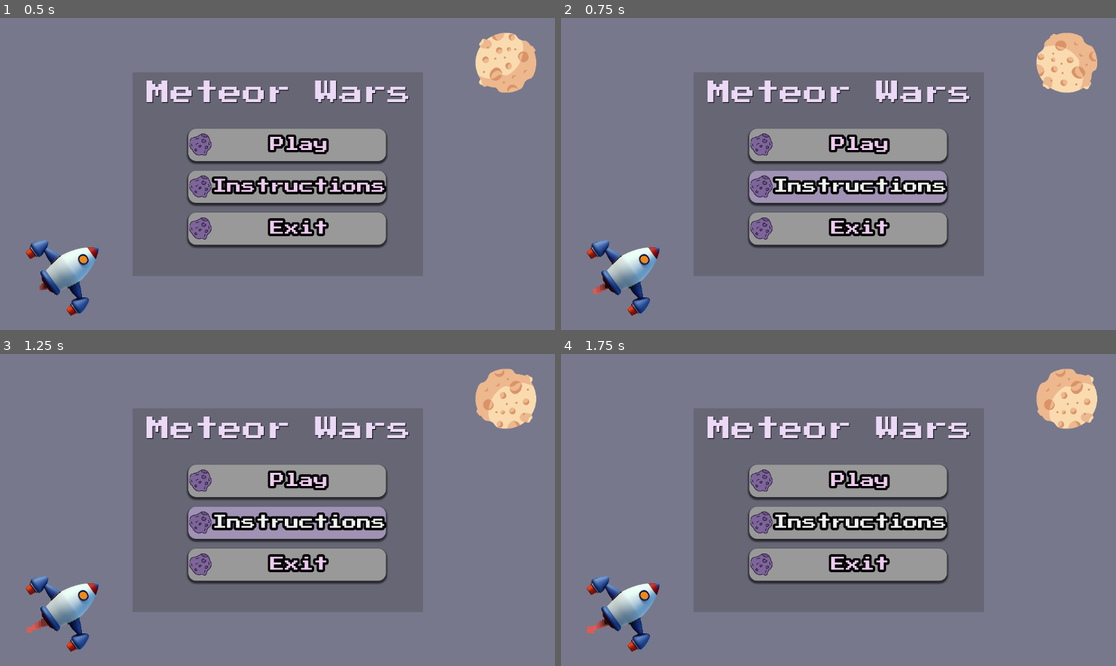
Above: before the commit, frames 1-4 (two rows, left to right).
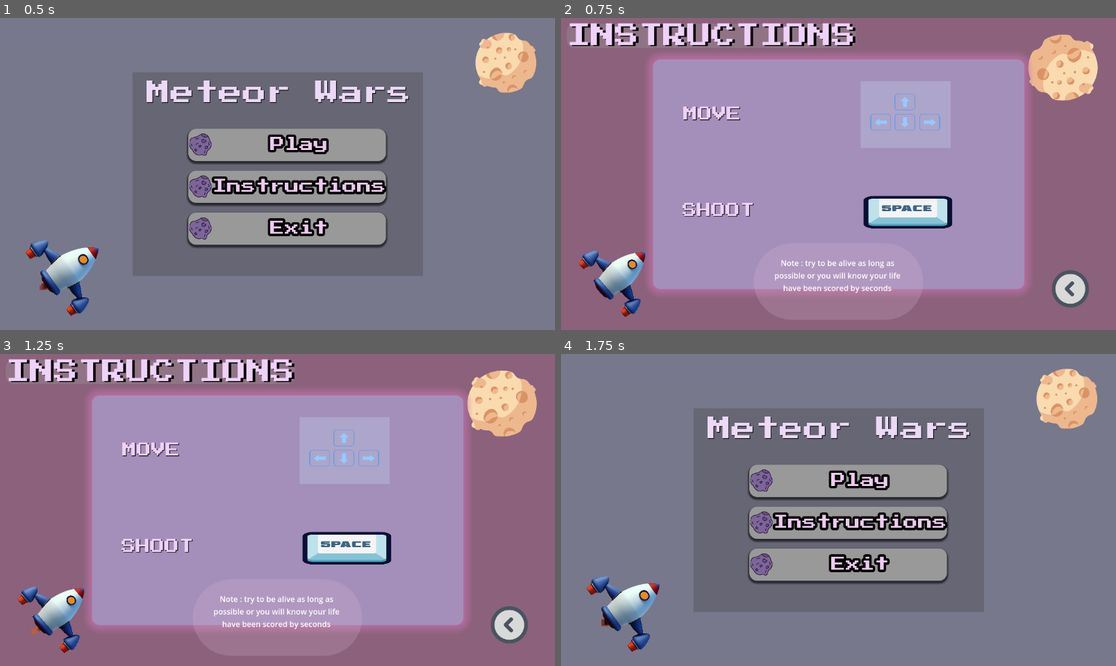
Above: after the commit, the same moments.

Repository: Alaa-Khaled210/Meteors-War
Game: Godot game, scene res://scense/home.tscn
Two runs of this game, one before a commit and one after it. Both use one fixed random seed, a clock stepped at 60 frames per second and the inputs below. Sound files missing from this copy of the repository are replaced by a short silence.
Inputs (mouse positions are in pixels of both pictures, inside the frame that each line leads up to):
- Up to frame 1 (0.5 s): no input
- Up to frame 2 (0.75 s): click "Instructions" at 0.5 s
- Up to frame 3 (1.25 s): no input
- Up to frame 4 (1.75 s): click (1071, 625) at 1.27 s

Frame 1 is identical in both runs. In frame 2, 63% of the frame differs, in the area x 1-97%, y 1-97%; in frame 3, 63%; in frame 4, 1.7%.

Commit message:
instructions , Audio and mv across scense

Diff:
--- a/scense/home.gd
+++ b/scense/home.gd
@@ -19,6 +19,8 @@
 
 func _on_instructions_pressed() -> void:
 	$click.play()
+	get_tree().change_scene_to_file("res://scense/instructions.tscn")
+
 
 func _on_exit_pressed() -> void:
 	get_tree().quit()
--- /dev/null
+++ b/scense/instructions.gd
@@ -0,0 +1,22 @@
+extends Control
+
+
+# Called when the node enters the scene tree for the first time.
+func _ready() -> void:
+	pass # Replace with function body.
+
+
+# Called every frame. 'delta' is the elapsed time since the previous frame.
+func _process(_delta: float) -> void:
+	pass
+
+
+
+
+func _on_backbtn_pressed() -> void:
+
+	get_tree().change_scene_to_file("res://scense/home.tscn")
+
+
+func _on_backbtn_mouse_entered() -> void:
+	$hover.play()
--- /dev/null
+++ b/scense/instructions.tscn
@@ -0,0 +1,249 @@
+[gd_scene load_steps=18 format=3 uid="uid://7svdd835ec5c"]
+
+[ext_resource type="Script" uid="uid://dbnmu64q4hwp7" path="res://scense/instructions.gd" id="1_c75xg"]
+[ext_resource type="Texture2D" uid="uid://r0rqllhr7bec" path="res://Graphic/homemeteorAnimate/3.png" id="1_psfcr"]
+[ext_resource type="Texture2D" uid="uid://bhqg5wqn1x6bp" path="res://Graphic/homemeteorAnimate/3_2.png" id="2_gavqf"]
+[ext_resource type="Texture2D" uid="uid://tghp5cms11ty" path="res://Graphic/homemeteorAnimate/3_3.png" id="3_1jfr3"]
+[ext_resource type="Texture2D" uid="uid://b00p4pesv0r1s" path="res://Graphic/vecteezy_spaceship-3d-rendering-icon-illustration_28605913.png" id="4_gavqf"]
+[ext_resource type="FontFile" uid="uid://crgknw0a00f6k" path="res://Graphic/Fonts/PressStart2P-Regular.ttf" id="5_vk23w"]
+[ext_resource type="Texture2D" uid="uid://vjdrxy5k2wj6" path="res://Graphic/instruction/keyboard-icon-left-right-up-down-arrows_47412671.png" id="6_tuftc"]
+[ext_resource type="Texture2D" uid="uid://d0w3qquvyxo8a" path="res://Graphic/instruction/space.png" id="7_tuftc"]
+[ext_resource type="Texture2D" uid="uid://c7piur1xmtxdq" path="res://Graphic/instruction/arrow.png" id="8_buvvi"]
+[ext_resource type="Texture2D" uid="uid://cq41o6tkwejso" path="res://Graphic/instruction/pressed_button.png" id="9_0rgra"]
+[ext_resource type="AudioStream" uid="uid://b5t6l825irktp" path="res://Audio/mixkit-hover-click-tone-2568.wav" id="11_30l08"]
+[ext_resource type="Texture2D" uid="uid://bdrgvk44mrwyd" path="res://Graphic/instruction/hover.png" id="11_tr5vr"]
+
+[sub_resource type="SpriteFrames" id="SpriteFrames_vk23w"]
+animations = [{
+"frames": [{
+"duration": 1.0,
+"texture": ExtResource("1_psfcr")
+}, {
+"duration": 1.0,
+"texture": ExtResource("2_gavqf")
+}, {
+"duration": 1.0,
+"texture": ExtResource("3_1jfr3")
+}],
+"loop": true,
+"name": &"default",
+"speed": 5.0
+}]
+
+[sub_resource type="Gradient" id="Gradient_1jfr3"]
+offsets = PackedFloat32Array(0, 0.557214)
+
+[sub_resource type="StyleBoxFlat" id="StyleBoxFlat_gavqf"]
+bg_color = Color(0.643991, 0.559176, 0.728547, 1)
+corner_radius_top_left = 16
+corner_radius_top_right = 16
+corner_radius_bottom_right = 16
+corner_radius_bottom_left = 16
+shadow_color = Color(0.801651, 0.464542, 0.693181, 0.6)
+shadow_size = 20
+
+[sub_resource type="StyleBoxFlat" id="StyleBoxFlat_tr5vr"]
+bg_color = Color(0.6, 0.6, 0.6, 0.341176)
+corner_radius_top_left = 16
+corner_radius_top_right = 16
+corner_radius_bottom_right = 16
+corner_radius_bottom_left = 16
+shadow_color = Color(0.611765, 0.176471, 0.576471, 0.431373)
+
+[sub_resource type="StyleBoxFlat" id="StyleBoxFlat_qtf8c"]
+bg_color = Color(0.877803, 0.733016, 0.841825, 0.211765)
+corner_radius_top_left = 100
+corner_radius_top_right = 100
+corner_radius_bottom_right = 100
+corner_radius_bottom_left = 100
+
+[node name="instructions" type="Control"]
+layout_mode = 3
+anchors_preset = 15
+anchor_right = 1.0
+anchor_bottom = 1.0
+grow_horizontal = 2
+grow_vertical = 2
+script = ExtResource("1_c75xg")
+
+[node name="bg" type="ColorRect" parent="."]
+layout_mode = 1
+anchors_preset = 15
+anchor_right = 1.0
+anchor_bottom = 1.0
+grow_horizontal = 2
+grow_vertical = 2
+color = Color(0.545098, 0.380392, 0.486275, 1)
+
+[node name="AnimatedSprite2D" type="AnimatedSprite2D" parent="."]
+position = Vector2(1042, 103)
+scale = Vector2(0.30957, 0.294922)
+sprite_frames = SubResource("SpriteFrames_vk23w")
+autoplay = "default"
+frame = 2
+frame_progress = 0.448728
+
+[node name="CPUParticles2D" type="CPUParticles2D" parent="."]
+position = Vector2(92, 565)
+emission_shape = 1
+emission_sphere_radius = 1.0
+gravity = Vector2(-98, 50)
+scale_amount_min = 8.29
+scale_amount_max = 15.7
+color = Color(0.752651, 0.368151, 0.232744, 1)
+color_ramp = SubResource("Gradient_1jfr3")
+
+[node name="rociknstruc" type="Sprite2D" parent="."]
+position = Vector2(128, 528)
+rotation = 0.851721
+scale = Vector2(0.11404, 0.105998)
+texture = ExtResource("4_gavqf")
+
+[node name="Panel" type="Panel" parent="."]
+layout_mode = 1
+anchors_preset = 8
+anchor_left = 0.5
+anchor_top = 0.5
+anchor_right = 0.5
+anchor_bottom = 0.5
+offset_left = -385.5
+offset_top = -238.5
+offset_right = 385.5
+offset_bottom = 238.5
+grow_horizontal = 2
+grow_vertical = 2
+theme_override_styles/panel = SubResource("StyleBoxFlat_gavqf")
+
+[node name="ColorRect2" type="ColorRect" parent="Panel"]
+layout_mode = 2
+offset_left = 430.5
+offset_top = 44.5
+offset_right = 617.5
+offset_bottom = 183.5
+color = Color(0.74902, 0.811765, 0.909804, 0.341176)
+
+[node name="MarginContainer" type="MarginContainer" parent="Panel"]
+layout_mode = 1
+anchors_preset = 8
+anchor_left = 0.5
+anchor_top = 0.5
+anchor_right = 0.5
+anchor_bottom = 0.5
+offset_left = -333.0
+offset_top = -199.0
+offset_right = 349.0
+offset_bottom = -50.0
+grow_horizontal = 2
+grow_vertical = 2
+theme_override_constants/margin_left = 10
+theme_override_constants/margin_top = 5
+theme_override_constants/margin_right = 10
+theme_override_constants/margin_bottom = 5
+
+[node name="HBoxContainer" type="HBoxContainer" parent="Panel/MarginContainer"]
+layout_mode = 2
+theme_override_constants/separation = 100
+
+[node name="move" type="Label" parent="Panel/MarginContainer/HBoxContainer"]
+layout_mode = 2
+theme_override_colors/font_color = Color(0.936266, 0.823485, 0.97439, 1)
+theme_override_colors/font_shadow_color = Color(0, 0, 0, 1)
+theme_override_fonts/font = ExtResource("5_vk23w")
+theme_override_font_sizes/font_size = 30
+text = "MOVE"
+horizontal_alignment = 1
+vertical_alignment = 1
+
+[node name="moveico" type="Sprite2D" parent="Panel/MarginContainer/HBoxContainer"]
+position = Vector2(460.5, 64.5)
+scale = Vector2(0.0543314, 0.0463186)
+texture = ExtResource("6_tuftc")
+
+[node name="HBoxContainer" type="HBoxContainer" parent="Panel"]
+layout_mode = 1
+anchors_preset = 8
+anchor_left = 0.5
+anchor_top = 0.5
+anchor_right = 0.5
+anchor_bottom = 0.5
+offset_left = -325.0
+offset_top = 20.0
+offset_right = 296.0
+offset_bottom = 131.0
+grow_horizontal = 2
+grow_vertical = 2
+
+[node name="shoot" type="Label" parent="Panel/HBoxContainer"]
+layout_mode = 2
+theme_override_colors/font_color = Color(0.937255, 0.823529, 0.972549, 1)
+theme_override_colors/font_shadow_color = Color(0, 0, 0, 1)
+theme_override_fonts/font = ExtResource("5_vk23w")
+theme_override_font_sizes/font_size = 30
+text = "SHOOT"
+horizontal_alignment = 1
+vertical_alignment = 1
+
+[node name="Sprite2D" type="Sprite2D" parent="Panel/HBoxContainer"]
+position = Vector2(465.5, 59.5)
+scale = Vector2(0.432129, 0.221191)
+texture = ExtResource("7_tuftc")
+
+[node name="backbtn" type="TextureButton" parent="."]
+layout_mode = 0
+offset_left = 1011.0
+offset_top = 609.0
+offset_right = 1267.0
+offset_bottom = 865.0
+scale = Vector2(0.361179, -0.36301)
+texture_normal = ExtResource("8_buvvi")
+texture_pressed = ExtResource("9_0rgra")
+texture_hover = ExtResource("11_tr5vr")
+stretch_mode = 0
+
+[node name="hover" type="AudioStreamPlayer" parent="."]
+stream = ExtResource("11_30l08")
+
+[node name="instruction-tilte" type="Label" parent="."]
+layout_mode = 0
+offset_left = 12.0
+offset_top = 12.0
+offset_right = 562.0
+offset_bottom = 62.0
+theme_override_colors/font_color = Color(0.937255, 0.823529, 0.972549, 1)
+theme_override_colors/font_shadow_color = Color(0, 0, 0, 1)
+theme_override_constants/shadow_offset_x = 5
+theme_override_constants/shadow_offset_y = 2
+theme_override_fonts/font = ExtResource("5_vk23w")
+theme_override_font_sizes/font_size = 50
+theme_override_styles/normal = SubResource("StyleBoxFlat_tr5vr")
+text = "INSTRUCTIONS"
+horizontal_alignment = 1
+vertical_alignment = 1
+
+[node name="note" type="Panel" parent="."]
+layout_mode = 1
+anchors_preset = 7
+anchor_left = 0.5
+anchor_top = 1.0
+anchor_right = 0.5
+anchor_bottom = 1.0
+offset_left = -176.0
+offset_top = -180.0
+offset_right = 176.0
+offset_bottom = -21.0
+grow_horizontal = 2
+grow_vertical = 0
+theme_override_styles/panel = SubResource("StyleBoxFlat_qtf8c")
+
+[node name="Label" type="Label" parent="note"]
+layout_mode = 0
+offset_left = 24.0
+offset_top = 29.0
+offset_right = 324.0
+offset_bottom = 150.0
+text = "Note : try to be alive as long as possible or you will know your life have been scored by seconds"
+horizontal_alignment = 1
+autowrap_mode = 3
+
+[connection signal="mouse_entered" from="backbtn" to="." method="_on_backbtn_mouse_entered"]
+[connection signal="pressed" from="backbtn" to="." method="_on_backbtn_pressed"]
Binary file added: Graphic/instruction/arrow.png
Not shown, added: Graphic/instruction/arrow.png.import
Binary file added: Graphic/instruction/hover.png
Not shown, added: Graphic/instruction/hover.png.import
Binary file added: Graphic/instruction/keyboard-icon-left-right-up-down-arrows_47412671.png
Not shown, added: Graphic/instruction/keyboard-icon-left-right-up-down-arrows_47412671.png.import
Binary file added: Graphic/instruction/pressed_button.png
Not shown, added: Graphic/instruction/pressed_button.png.import
Binary file added: Graphic/instruction/space.png
Not shown, added: Graphic/instruction/space.png.import
Not shown, added: scense/instructions.gd.uid
